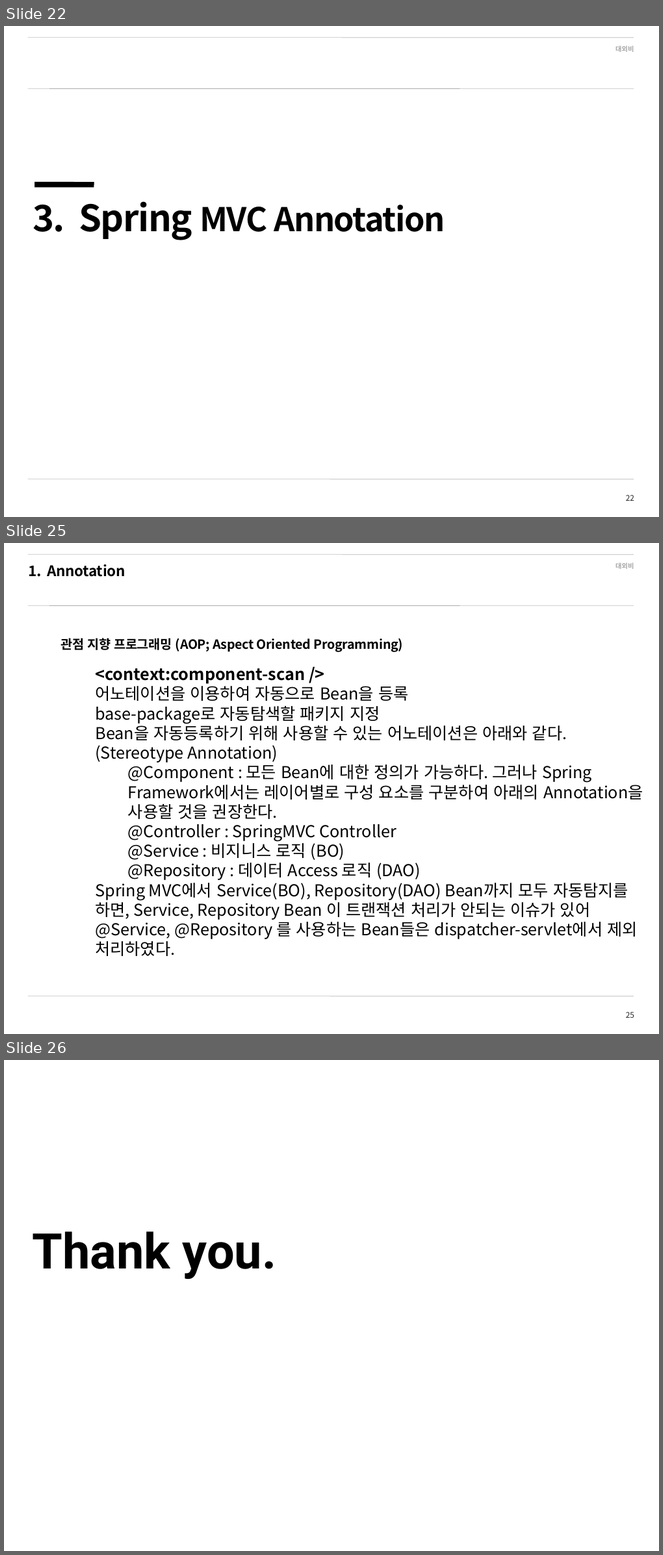
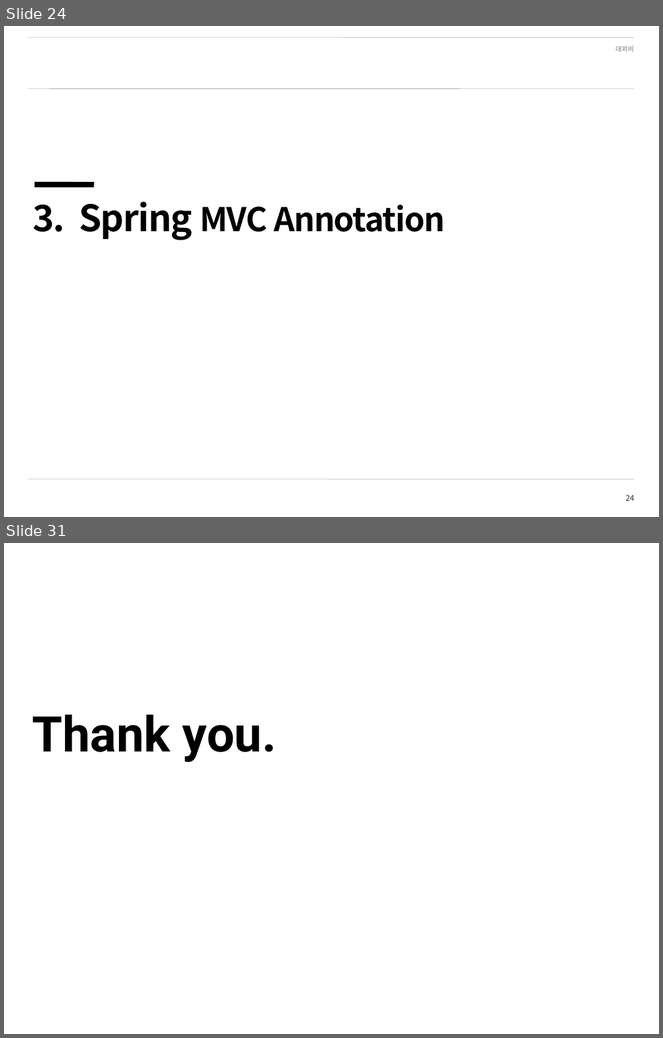
Before and after one commit to SeunghoonBaek/spring_learning, a slide deck: 09_Spring_Framework_MVC.pptx. Shown one above the other, each under a label of ours: slides 22, 25 and 26 before the commit, slides 24 and 31 after it; the slides between them are not shown. The pictures are 663x1555 and 663x1038 pixels, drawn with LibreOffice and Linux fonts; fonts in the diff are those of the drawing; background and template pictures are left out. Boxes give left, top, right and bottom in pixels: in the first picture for what was removed or moved away, otherwise in the second. Text is boxed around its words. In the diff, an @@ line names an element or a change of style, - is before the commit and + after.

```diff
--- a/09_Spring_Framework_MVC.pptx
+++ b/09_Spring_Framework_MVC.pptx
@@ slide 25 removed at (4,543,659,1034), background #FFFFFF; not listed: 5 template elements that a slide beside it also shows @@
@@ text removed at (28,564,126,577) @@
-1. Annotation
@@ text removed at (61,638,404,652) @@
-관점 지향 프로그래밍 (AOP; Aspect Oriented Programming)
@@ text removed at (95,668,644,956) @@
-<context:component-scan />
-어노테이션을 이용하여 자동으로 Bean을 등록
-base-package로 자동탐색할 패키지 지정
-Bean을 자동등록하기 위해 사용할 수 있는 어노테이션은 아래와 같다.(Stereotype Annotation)
-  @Component : 모든 Bean에 대한 정의가 가능하다. 그러나 Spring Framework에서는 레이어별로 구성 요소를 구분하여 아래의 Annotation을 사용할 것을 권장한다.
-  @Controller : SpringMVC Controller
-  @Service : 비지니스 로직 (BO)
-  @Repository : 데이터 Access 로직 (DAO)
-Spring MVC에서 Service(BO), Repository(DAO) Bean까지 모두 자동탐지를 하면, Service, Repository Bean 이 트랜잭션 처리가 안되는 이슈가 있어
-@Service, @Repository 를 사용하는 Bean들은 dispatcher-servlet에서 제외 처리하였다.
@@ what was slide 22 is now slide 24 @@
@@ page number at (626,495,634,501): text changed @@
-22
+24
@@ what was slide 26 is now slide 31 @@
```
Also in this commit, not shown: 6 slides changed, 6 slides added, 22 other files.
